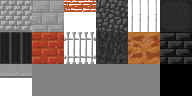
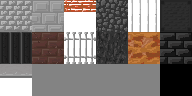
Revision of a layered w=192, h=96 image; what changed, layer by layer:
pixels changed over [32, 32, 64, 64] (layer not identified)
